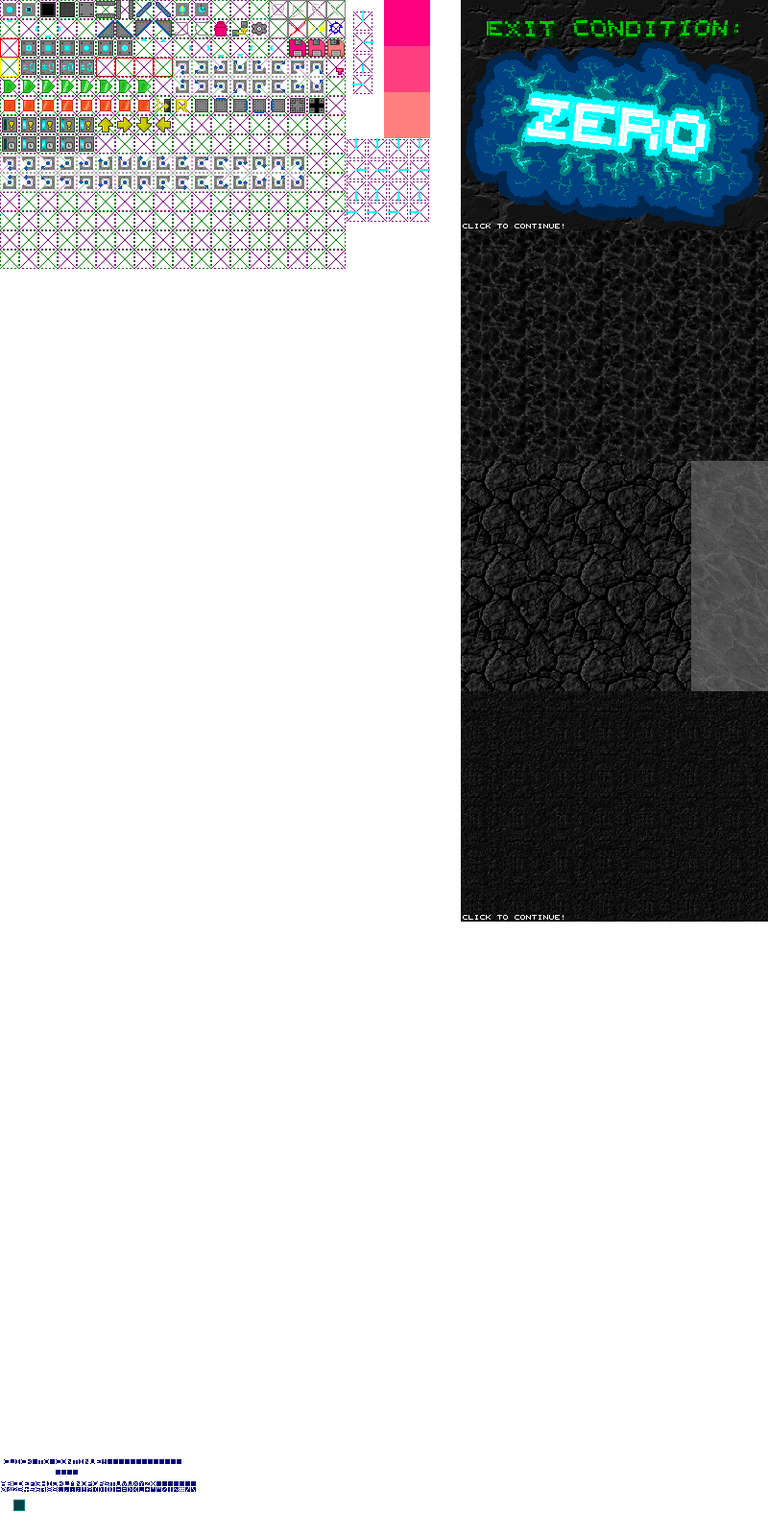
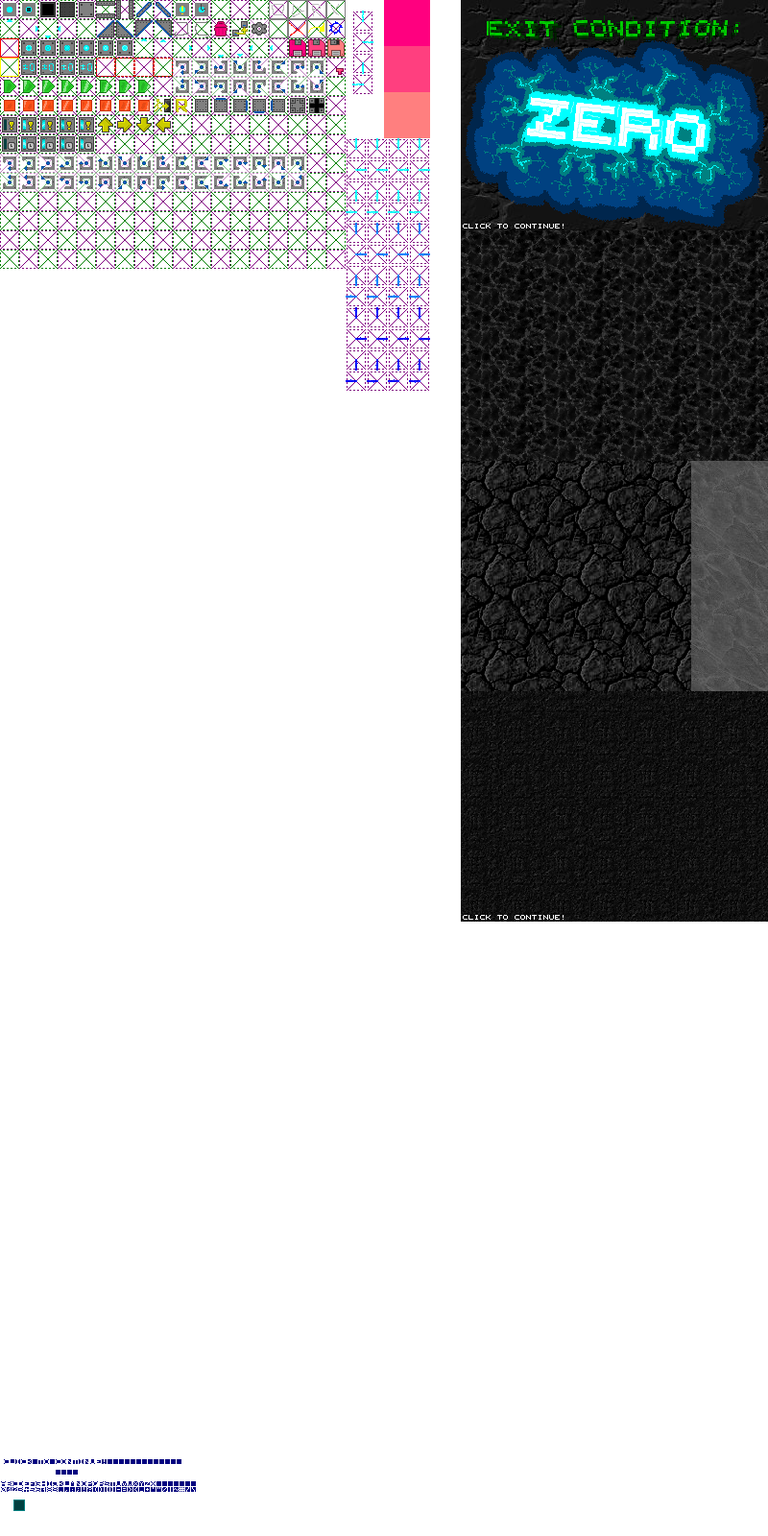
Comparing the layer stacks of the two w=768, h=1536 images. Changes:
painted on "stuff" over [345,222,431,384]
painted on "helpers" over [346,223,430,391]
